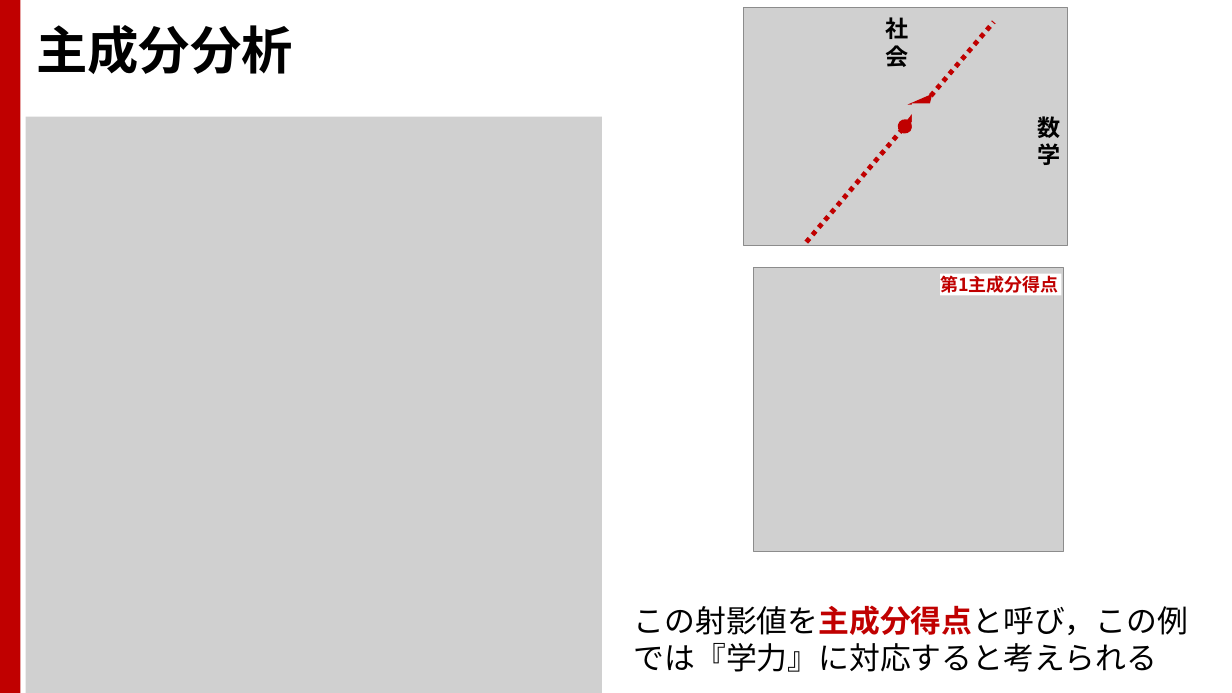
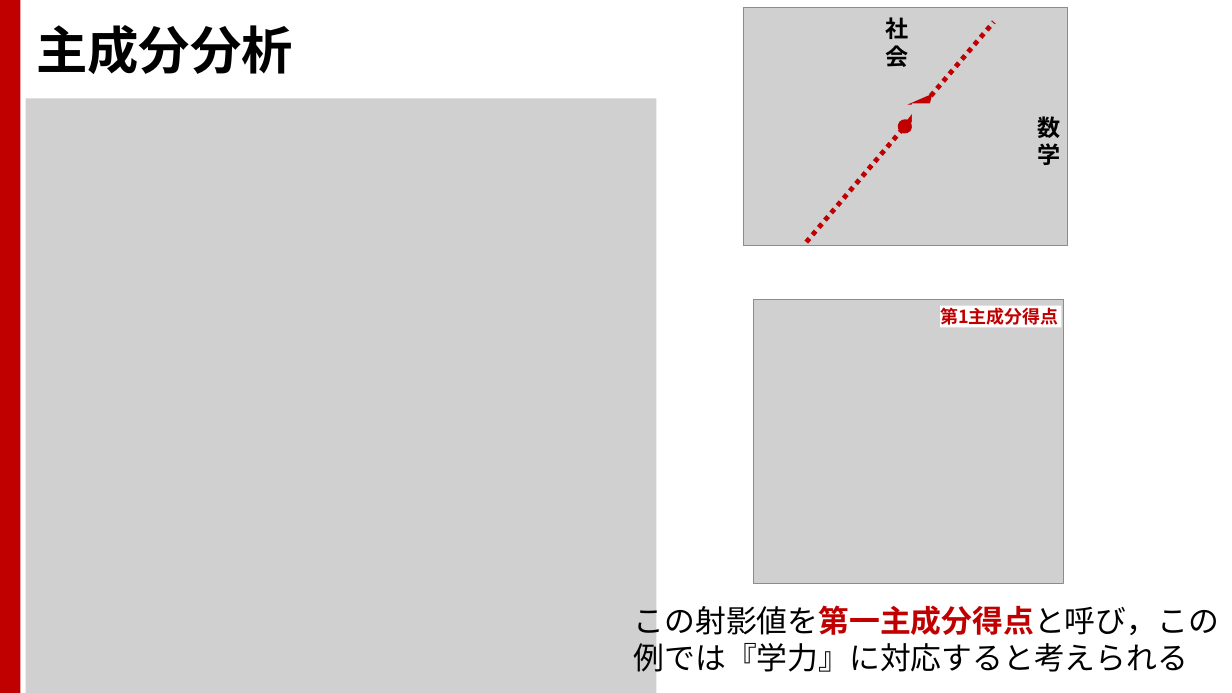
Before and after one commit to TakashiIjiri/TakashiIjiri.github.io, a slide deck: slide 10 of classes/dm2020_2/dm6.pptx (slide 8 before the commit). Drawn at 1232x693 pixels with LibreOffice and Linux fonts; fonts in the diff are those of the drawing; grey boxes stand for pictures. Boxes give left, top, right and bottom in pixels: in the first picture for what was removed or moved away, otherwise in the second. Text is boxed around its words. In the diff, an @@ line names an element or a change of style, - is before the commit and + after.

```diff
--- a/classes/dm2020_2/dm6.pptx
+++ b/classes/dm2020_2/dm6.pptx
@@ picture: place and size @@
-picture at <box>26,116,603,693</box>
+picture at <box>26,98,657,693</box>
@@ picture: place and size @@
-picture at <box>753,268,1064,552</box>
+picture at <box>753,300,1064,584</box>
@@ rectangle "第1主成分得点": place and size @@
-rectangle "第1主成分得点" at <box>941,274,1062,296</box>
+rectangle "第1主成分得点" at <box>941,306,1062,328</box>
@@ text at <box>634,601,1219,678</box>: text changed @@
-この射影値を主成分得点と呼び，この例では『学力』に対応すると考えられる
+この射影値を第一主成分得点と呼び，この例では『学力』に対応すると考えられる
```
Also in this commit, not shown: 10 other slides changed, 2 slides added, 1 slide removed, 3 other files.
